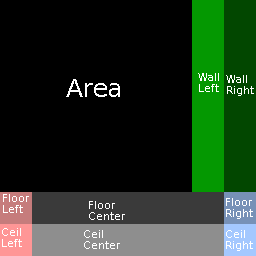
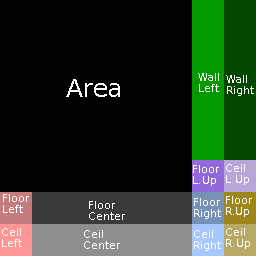
Revision of a layered 256x256 image; what changed, layer by layer:
painted on "text" over [193, 164, 253, 251]
painted on "areas" over [192, 160, 256, 256]
